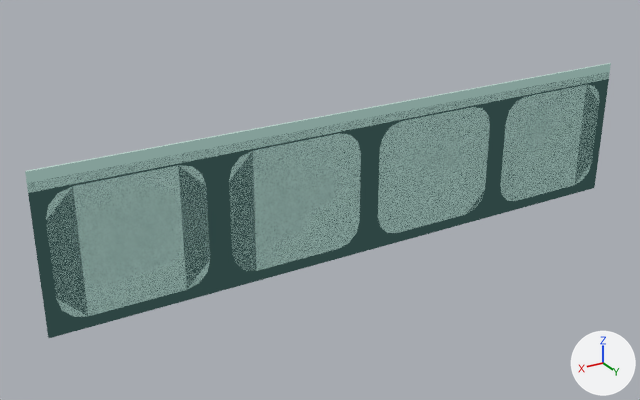
What one commit did to the glTF model Assets/TD2/Screen3D/Kit07/celadon3d/Terrain_TopRun4.gltf.
Rendered twice from a 50 mm camera at (3.11, 4.83, 2.77) aimed at (0.37, 0.26, 0.48). The lights are fixed; the arrows at lower right show +X, +Y and +Z. The picture after the commit comes second. Vertices at exactly the same position are counted once.

Objects in the first picture: 'Terrain_TopRun4_baked'.
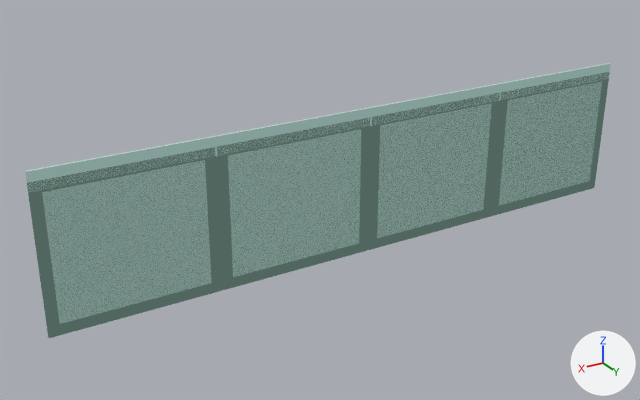
Diff of the bpy script that builds the scene:
```diff
--- a/Assets/TD2/Screen3D/Kit07/celadon3d/Terrain_TopRun4.gltf.py
+++ b/Assets/TD2/Screen3D/Kit07/celadon3d/Terrain_TopRun4.gltf.py
@@ mat_k07_celadon_seam_soft @@
+mat_k07_celadon_seam_soft = bpy.data.materials.new('K07_celadon_seam_soft')
+# nodes: BsdfTransparent, Emission, LightPath, MixShader, OutputMaterial
+# colours: greyish green #51665f
@@ mat_k07_celadon_panel_wall @@
+mat_k07_celadon_panel_wall = bpy.data.materials.new('K07_celadon_panel_wall')
+# nodes: BsdfTransparent, Emission, LightPath, MixShader, OutputMaterial
+# colours: light grey #abc2bb
@@ mat_k07_celadon_panel_wall_dark @@
+mat_k07_celadon_panel_wall_dark = bpy.data.materials.new('K07_celadon_panel_wall_dark')
+# nodes: BsdfTransparent, Emission, LightPath, MixShader, OutputMaterial
+# colours: greyish cyan #7a938d
@@ mat_k07_celadon_panel_wall_light @@
+mat_k07_celadon_panel_wall_light = bpy.data.materials.new('K07_celadon_panel_wall_light')
+# nodes: BsdfTransparent, Emission, LightPath, MixShader, OutputMaterial
+# colours: light grey #d1e0db
@@ me_terrain_toprun4_007 @@
 # used by ob_terrain_toprun4_baked; location = (0.0, 0.0, 0.0)
-me_terrain_toprun4_007.from_pydata(...)  # 444 vertices, 862 faces; spans x -2.01..2.28, y -0.04..0.7, z 0.03..1.22
+me_terrain_toprun4_007.from_pydata(...)  # 284 vertices, 542 faces; spans x -2.01..2.28, y -0.04..0.7, z 0.03..1.22
+# me_terrain_toprun4_007 part 1: the loose piece of 64 vertices spanning x 1.06..2.22, y 0.0..0.7, z 0.06..1.1 is rebuilt with 24 vertices and now spans x 1.06..2.22, y 0.0..0.7, z 0.06..1.1
+# me_terrain_toprun4_007 part 2: the loose piece of 64 vertices spanning x -1.94..-0.78, y 0.0..0.7, z 0.06..1.1 is rebuilt with 24 vertices and now spans x -1.94..-0.78, y 0.0..0.7, z 0.06..1.1
+# me_terrain_toprun4_007 part 3: the loose piece of 64 vertices spanning x -0.94..0.22, y 0.0..0.7, z 0.06..1.1 is rebuilt with 24 vertices and now spans x -0.94..0.22, y 0.0..0.7, z 0.06..1.1
+# me_terrain_toprun4_007 part 4: the loose piece of 64 vertices spanning x 0.06..1.22, y 0.0..0.7, z 0.06..1.1 is rebuilt with 24 vertices and now spans x 0.06..1.22, y 0.0..0.7, z 0.06..1.1
+# me_terrain_toprun4_007 part 5: 120 faces spanning x -1.97..2.28, y 0.08..0.7, z 0.03..1.16 switch from mat_k07_celadon_graphite_dark to mat_k07_celadon_seam_soft
+# other edits to the shape of me_terrain_toprun4_007 do not show in these pictures
 me_terrain_toprun4_007.materials.append(mat_k07_celadon_panel_dark)
@@ me_terrain_toprun4_007 @@
 me_terrain_toprun4_007.materials.append(mat_k07_celadon_graphite)
+me_terrain_toprun4_007.materials.append(mat_k07_celadon_panel_wall_dark)
+me_terrain_toprun4_007.materials.append(mat_k07_celadon_panel_wall_light)
+me_terrain_toprun4_007.materials.append(mat_k07_celadon_panel_wall)
```

Changed parts and their boxes [x1, y1, x2, y2] in the pictures (640 x 400 px):
part 1 of me_terrain_toprun4_007, rebuilt (8% taller)
    before: [46, 165, 210, 317]
    after: [42, 160, 212, 324]
part 2 of me_terrain_toprun4_007, rebuilt
    before: [500, 85, 600, 201]
    after: [499, 82, 602, 205]
part 3 of me_terrain_toprun4_007, rebuilt (6% taller)
    before: [378, 107, 490, 233]
    after: [377, 103, 492, 237]
part 4 of me_terrain_toprun4_007, rebuilt (7% taller)
    before: [229, 133, 361, 271]
    after: [228, 129, 361, 277]
part 5 of me_terrain_toprun4_007, recoloured
    both: [27, 72, 610, 338]
